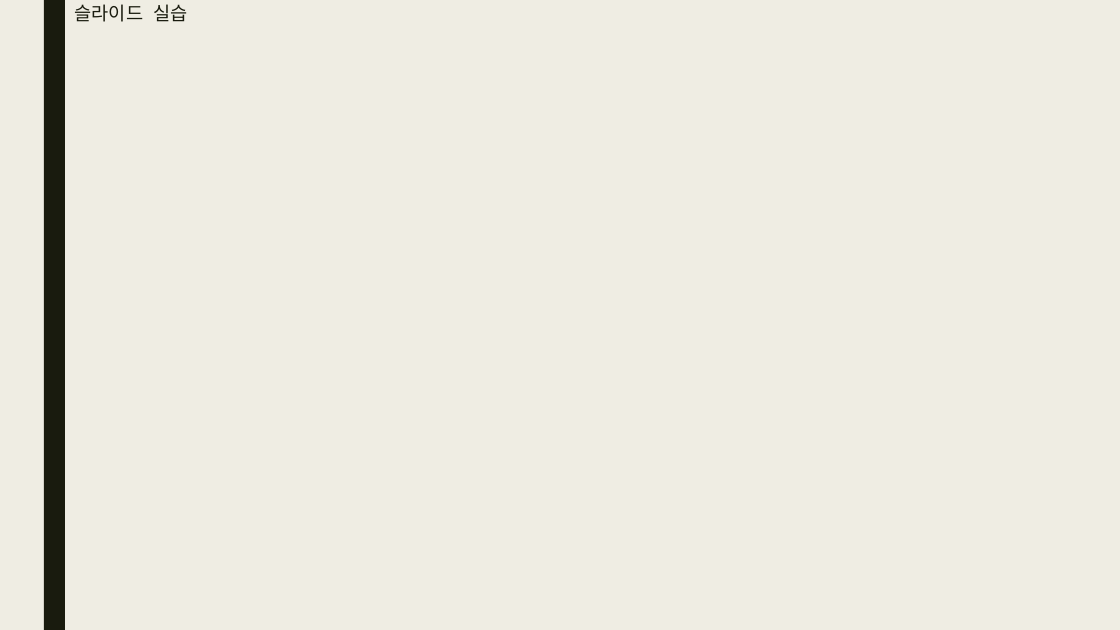
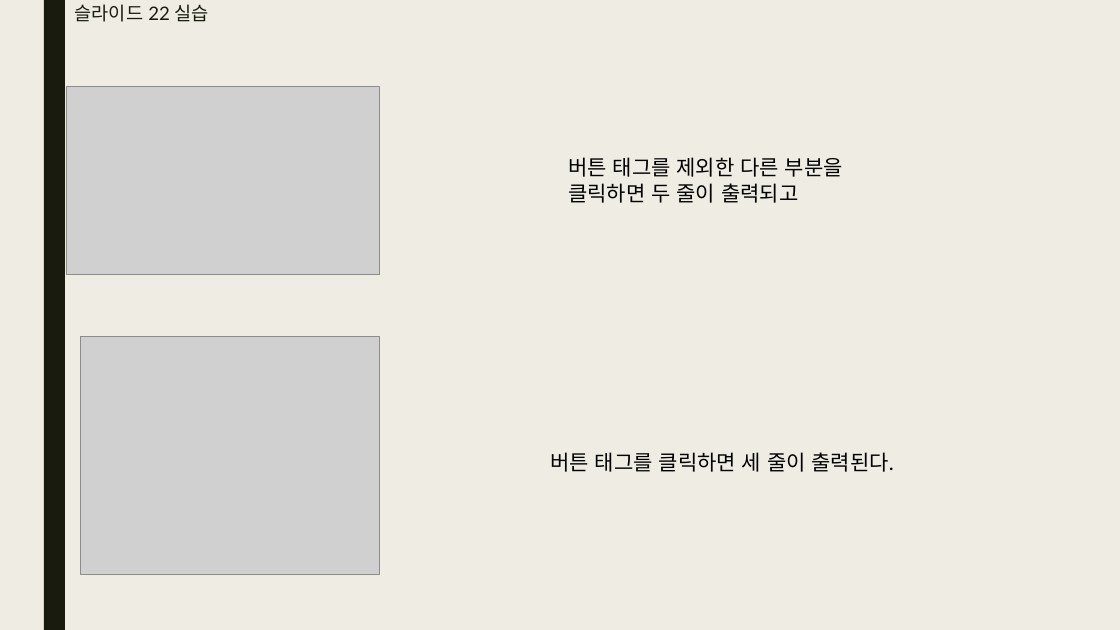
Before and after one commit to bino0130/politec-frontend, a slide deck: slide 14 of 기업업무 과제/기업업무 2강 과제(JavaScript 2) 남정현.pptx. Drawn at 1120x630 pixels with LibreOffice and Linux fonts; fonts in the diff are those of the drawing; grey boxes stand for pictures. Boxes give left, top, right and bottom in pixels: in the first picture for what was removed or moved away, otherwise in the second. Text is boxed around its words. In the diff, an @@ line names an element or a change of style, - is before the commit and + after.

```diff
--- a/기업업무 과제/기업업무 2강 과제(JavaScript 2) 남정현.pptx
+++ b/기업업무 과제/기업업무 2강 과제(JavaScript 2) 남정현.pptx
@@ title at box(75, 4, 209, 22): text changed @@
-슬라이드 실습
+슬라이드 22 실습
@@ picture added at box(66, 86, 380, 275) @@
@@ text added at box(568, 157, 843, 203), 18 pt, text #000000 @@
+버튼 태그를 제외한 다른 부분을 클릭하면 두 줄이 출력되고
@@ picture added at box(81, 336, 380, 574) @@
@@ text added at box(550, 452, 894, 472), 18 pt, text #000000 @@
+버튼 태그를 클릭하면 세 줄이 출력된다.
```
Also in this commit, not shown: 12 other slides changed, 9 slides removed.
